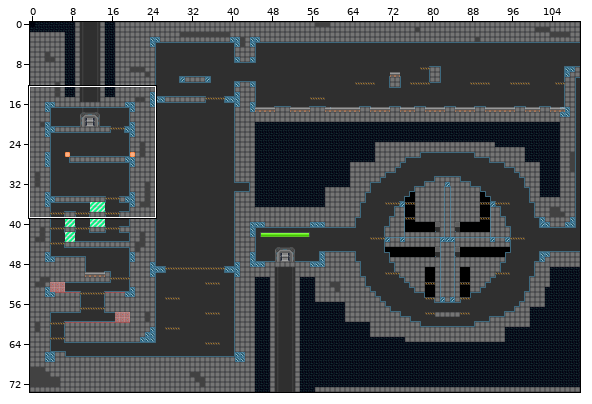
One commit to this Tiled map: proj/assets/dat/level7.tmx. The picture above shows the old version from afar; the outline marks the close-up.
Close-up. Before the edit:
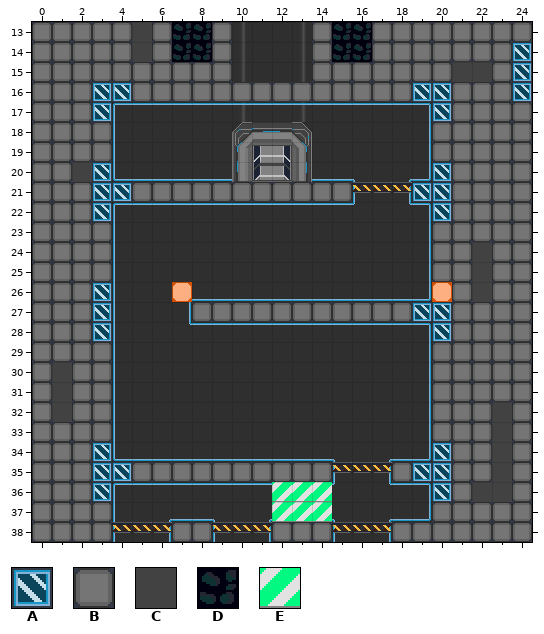
Cells are 20x20 px. Shown: x 0..24, y 13..38. The commit also changed other parts of the map, which this record leaves out.
Key: from "defTile": A 19 turned 90, B 20, C 22, D 38, E 40.
_ is an empty cell, # one hidden under a higher layer.
Layers that did not change in this view are not listed.
Layer "tile" before, first column x 0:
13 BBBBBCBDDB____BDDBBBBBBBB
14 BBBBBCBDDB____BDDBBBBBBBA
15 BBBBBBBBBB____BBBBBBBCCBA
16 BBBAABBBBBBBBBBBBBBAABBBA
17 BBBA________________ABBBB
18 BBBB________________BBBBB
19 BBBB________________BBBBB
20 BBCA________________ABBBB
21 BBBAABBBBBBBBBBB___AABBBB
22 BBBA________________ABBBB
23 BBBB________________BBBBB
24 BBBB________________BBCBB
25 BBBB________________BBCBB
26 BBBA________________#BCBB
27 BBBA____BBBBBBBBBBBAABBBB
28 BBBA________________ABBBB
29 BBBB________________BBBBB
30 BCBB________________BBBBB
31 BCBB________________BBBBB
32 BCBB________________BBBCB
33 BBBB________________BBBCB
34 BBBA________________ABBCB
35 BBBAABBBBBBBBBB___BAABBCB
36 BBBA________EEE_____ABCCB
37 BBBB________EEE_____BBBBB
38 BBBB___BB___BBB___BBBBBBB
And afterwards:
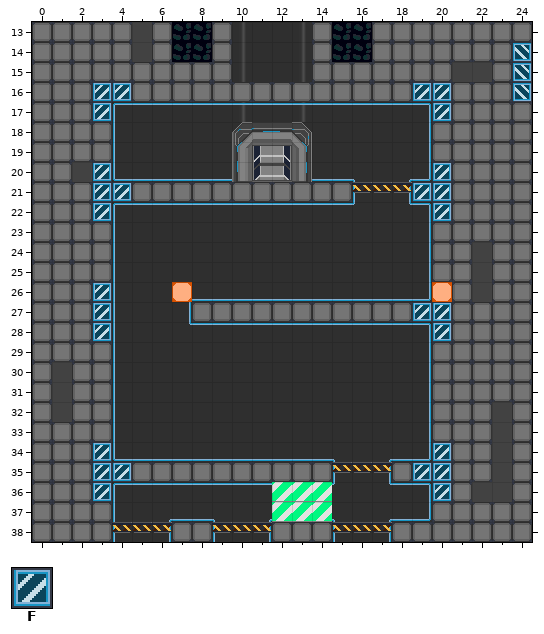
Further tiles: from "defTile": F 19.
Changes in this commit:
Changed rows in their new state; . is an unchanged cell.
Layer "tile":
first column x 3:
16 FF..............FF
17 F................F
20 F................F
21 FF..............FF
22 F................F
first column x 3:
26 F.................
27 F...............FF
28 F................F
first column x 3:
34 F................F
35 FF..............FF
36 F................F
Pixel boxes of the changes (left, top, right, bottom) in both close-ups:
changed: (94, 83, 131, 121)
changed: (414, 83, 451, 121)
changed: (94, 163, 131, 221)
changed: (414, 163, 451, 221)
changed: (94, 283, 111, 341)
changed: (414, 303, 451, 341)
changed: (94, 443, 131, 501)
changed: (414, 443, 451, 501)
